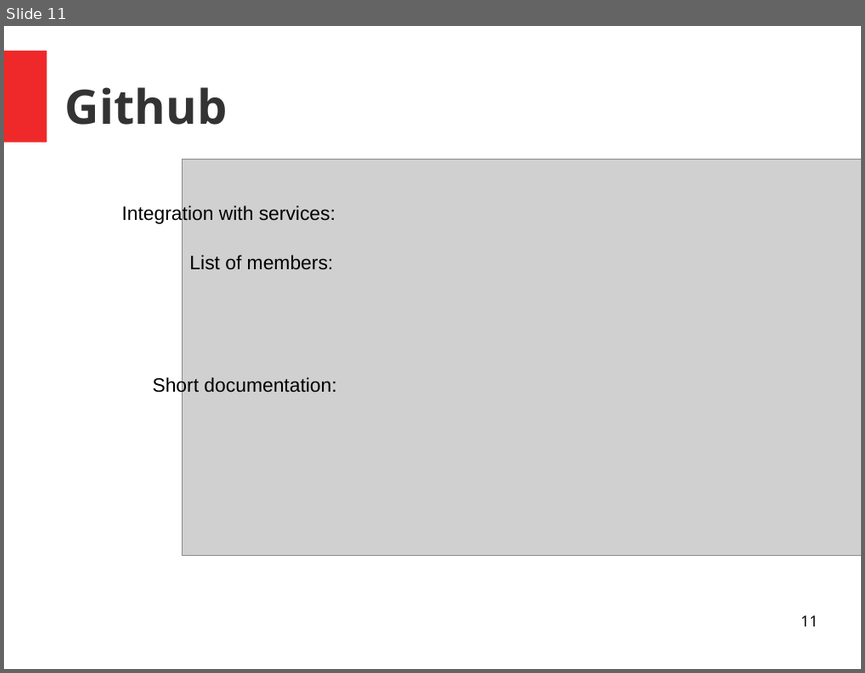
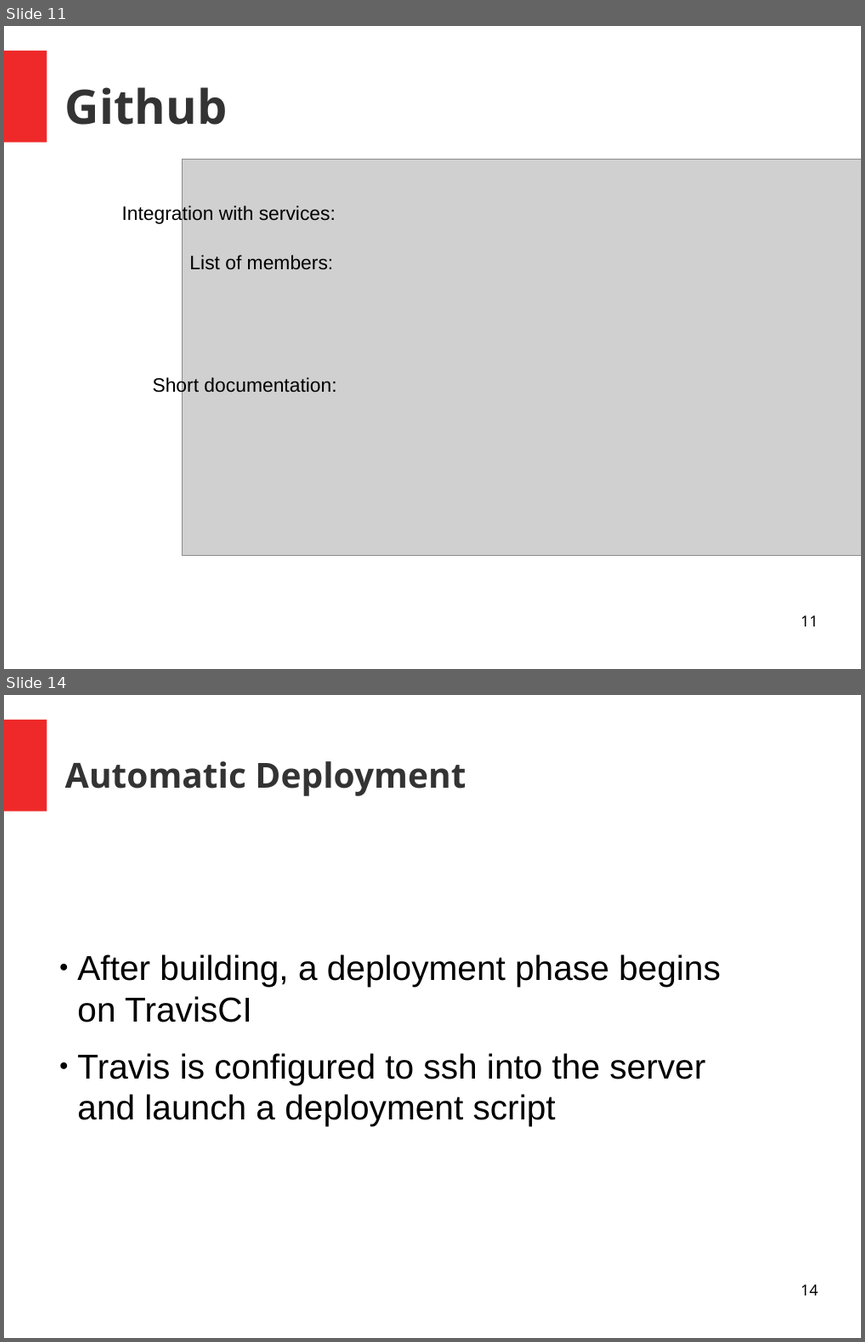
Before and after one commit to unige-pinfo-2019/PInfo3, a slide deck: Docs/Presentations/pres2.odp. Shown one above the other, each under a label of ours: slide 11 before the commit, slides 11 and 14 after it; the slides between them are not shown. The pictures are 865x673 and 865x1342 pixels, drawn with LibreOffice and Linux fonts; fonts in the diff are those of the drawing; grey boxes stand for pictures. Boxes give left, top, right and bottom in pixels: in the first picture for what was removed or moved away, otherwise in the second. Text is boxed around its words. In the diff, an @@ line names an element or a change of style, - is before the commit and + after.

Commit message:
presentation update + deploy script update

```diff
--- a/Docs/Presentations/pres2.odp
+++ b/Docs/Presentations/pres2.odp
@@ slide 14 added at (x1=4, y1=695, x2=861, y2=1338), background #FFFFFF; not listed: 1 template element that a slide beside it also shows @@
@@ title added at (x1=65, y1=761, x2=466, y2=796), 32 pt, text #333333, bold @@
+Automatic Deployment
@@ text added at (x1=77, y1=954, x2=721, y2=1126), 32 pt, text #000000 @@
+● After building, a deployment phase begins on TravisCI
+● Travis is configured to ssh into the server and launch a deployment script
@@ page number added at (x1=800, y1=1284, x2=817, y2=1295), 14 pt, text #000000 @@
+14
```
Also in this commit, not shown: 3 slides changed, 4 other slides added, 7 slides removed, 1 other file.
